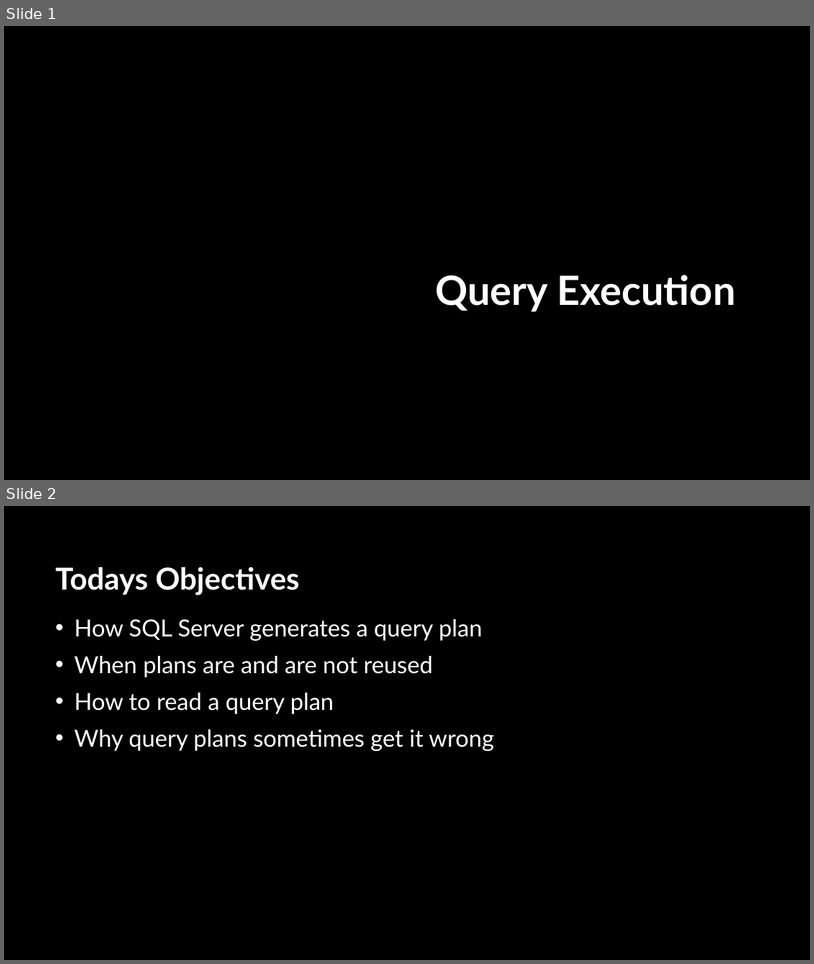
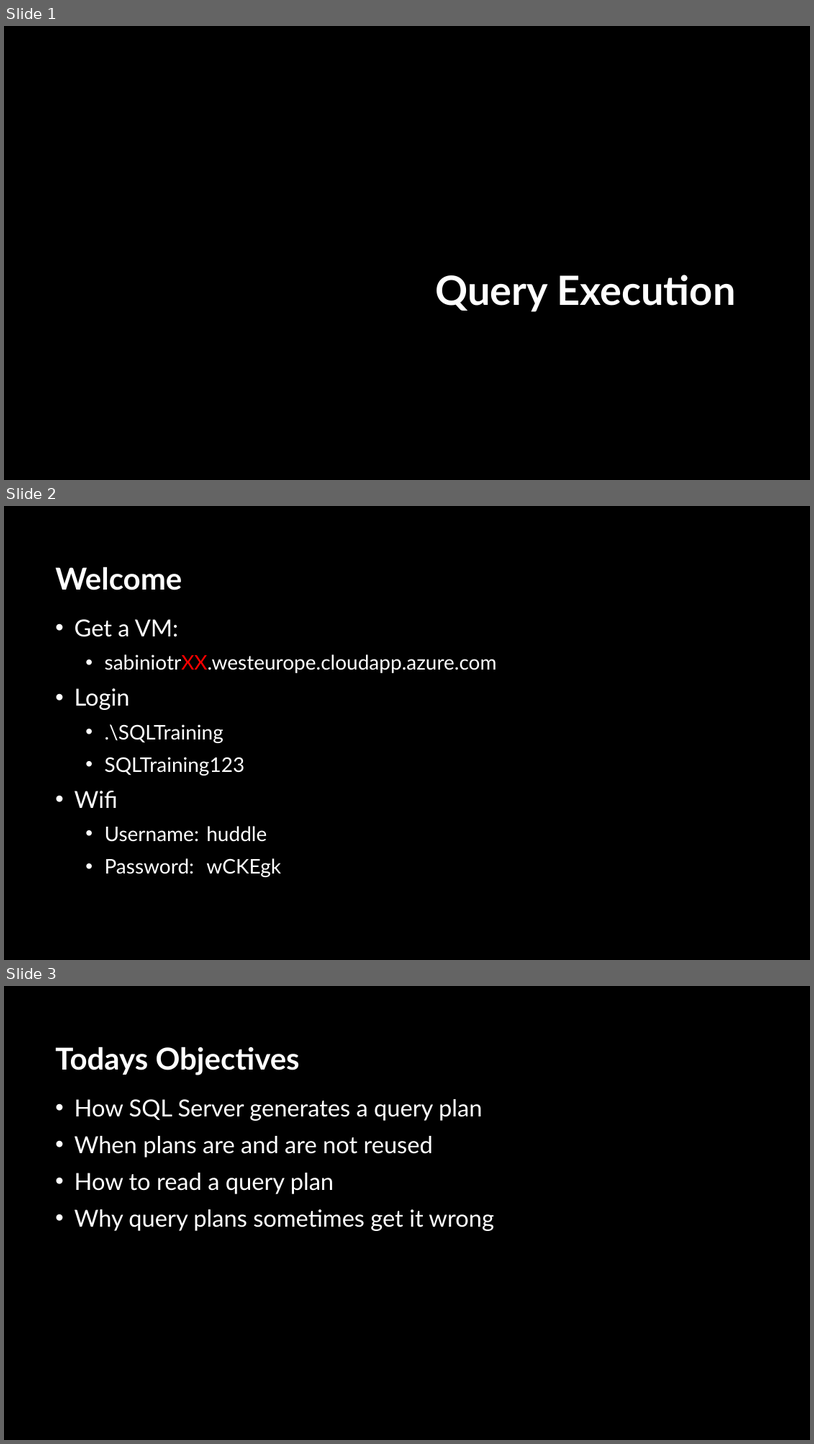
Before and after one commit to sabinio/SQLTraining, a slide deck: Slides/3. Query Execution.pptx. Shown one above the other, each under a label of ours: slides 1 and 2 before the commit, slides 1, 2 and 3 after it. The pictures are 814x964 and 814x1444 pixels, drawn with LibreOffice and Linux fonts; fonts in the diff are those of the drawing; background and template pictures are left out. Boxes give left, top, right and bottom in pixels: in the first picture for what was removed or moved away, otherwise in the second. Text is boxed around its words. In the diff, an @@ line names an element or a change of style, - is before the commit and + after.

```diff
--- a/Slides/3. Query Execution.pptx
+++ b/Slides/3. Query Execution.pptx
@@ slide 2 added at [4,506,810,960], background picture (left out) @@
@@ title added at [55,566,182,590], 36 pt, text #FFFFFF, bold @@
+Welcome
@@ text added at [75,619,497,877], 24 pt, text #FFFFFF @@
+• Get a VM:
+  • sabiniotrXX.westeurope.cloudapp.azure.com
+• Login
+  • .\SQLTraining
+  • SQLTraining123
+• Wifi
+  • Username: huddle
+  • Password: wCKEgk
@@ what was slide 2 is now slide 3 @@
```
Also in this commit, not shown: 1 slide changed, 1 other slide added, 1 slide removed, 2 other files.
